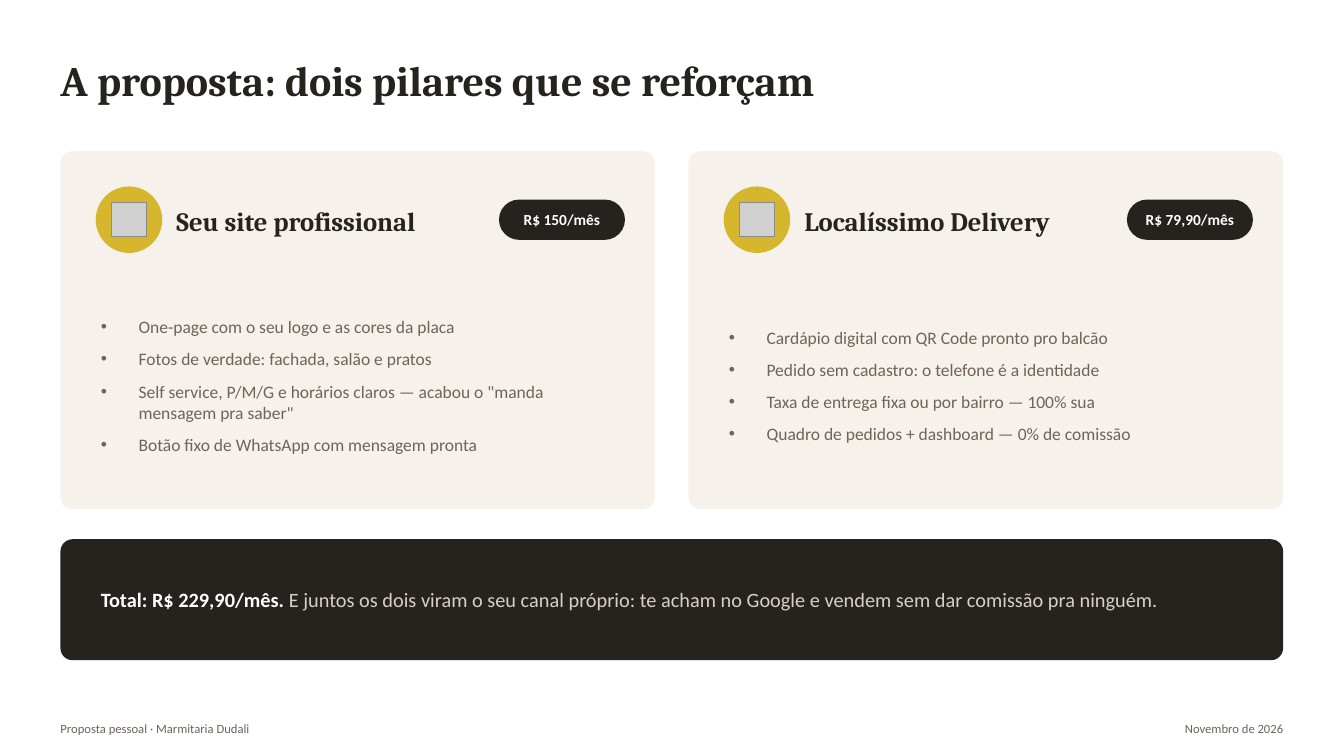
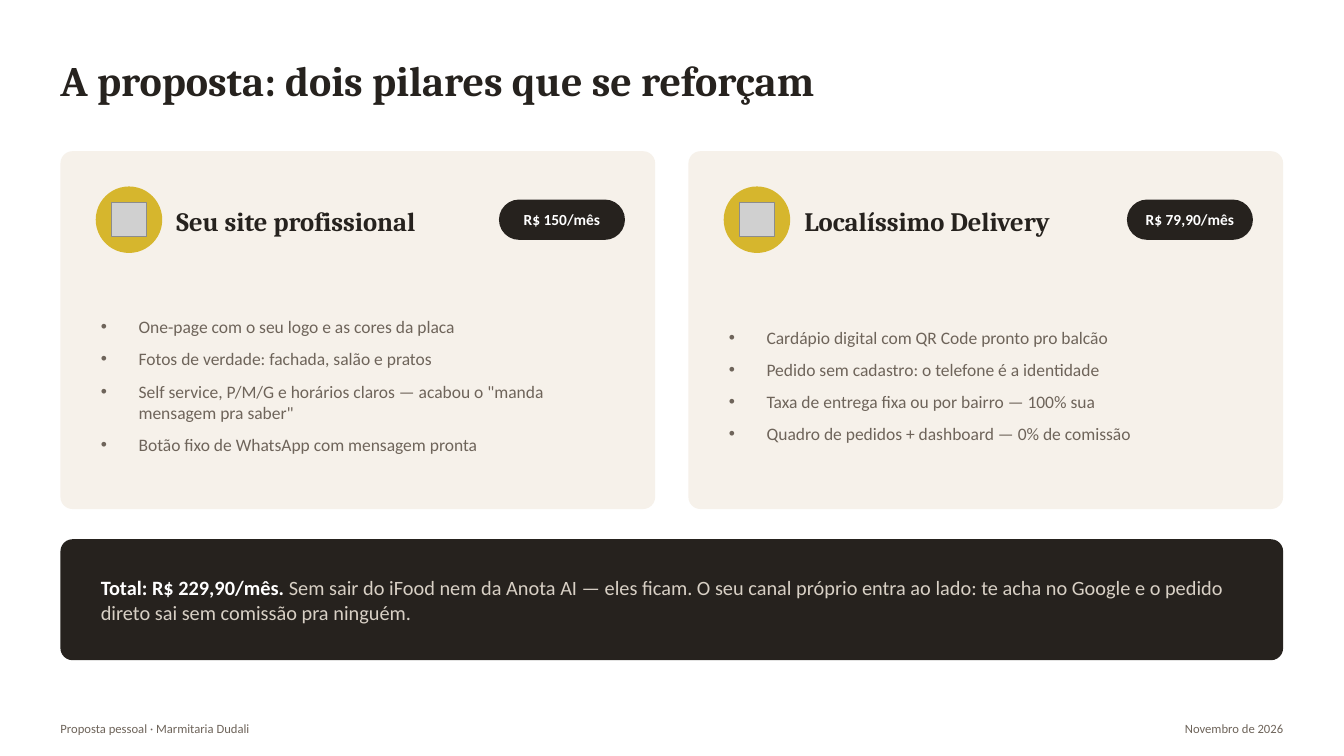
Before and after one commit to MarconiVini/live-layout, a slide deck: slide 4 of dudali/proposta-2026-11-21.pptx. Drawn at 1344x756 pixels with LibreOffice and Linux fonts; fonts in the diff are those of the drawing; grey boxes stand for pictures. Boxes give left, top, right and bottom in pixels: in the first picture for what was removed or moved away, otherwise in the second. Text is boxed around its words. In the diff, an @@ line names an element or a change of style, - is before the commit and + after.

```diff
--- a/dudali/proposta-2026-11-21.pptx
+++ b/dudali/proposta-2026-11-21.pptx
@@ text at box(101, 580, 1222, 624): text changed @@
-Total: R$ 229,90/mês. E juntos os dois viram o seu canal próprio: te acham no Google e vendem sem dar comissão pra ninguém.
+Total: R$ 229,90/mês. Sem sair do iFood nem da Anota AI — eles ficam. O seu canal próprio entra ao lado: te acha no Google e o pedido direto sai sem comissão pra ninguém.
```
Also in this commit, not shown: 9 other slides changed, 3 other files.
